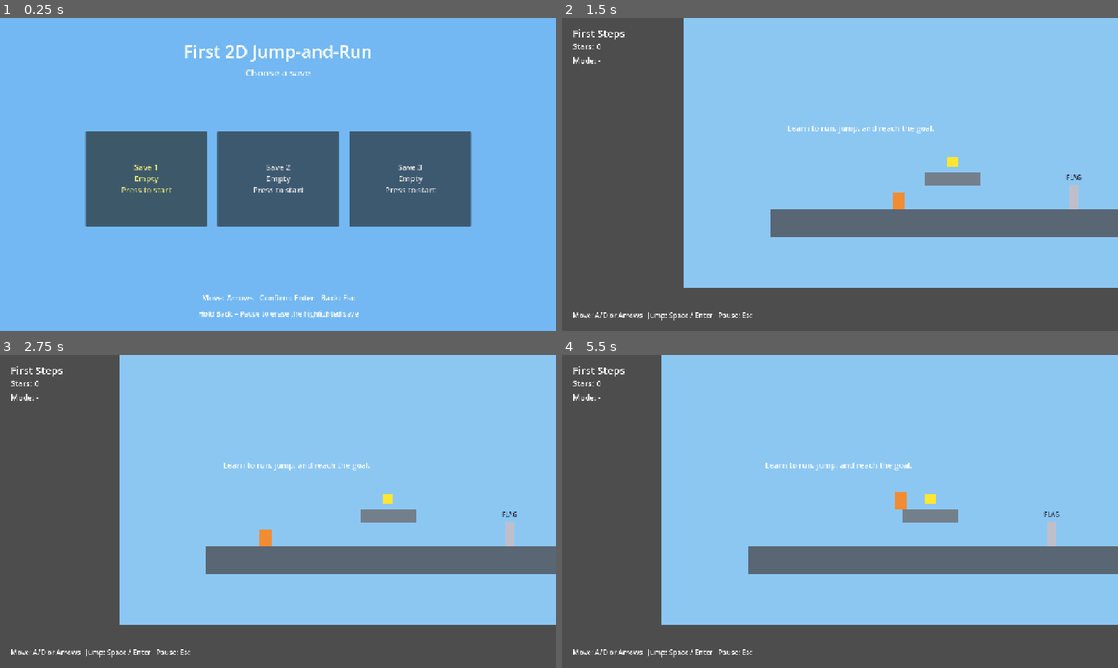
Above: before the commit, frames 1-4 (two rows, left to right).
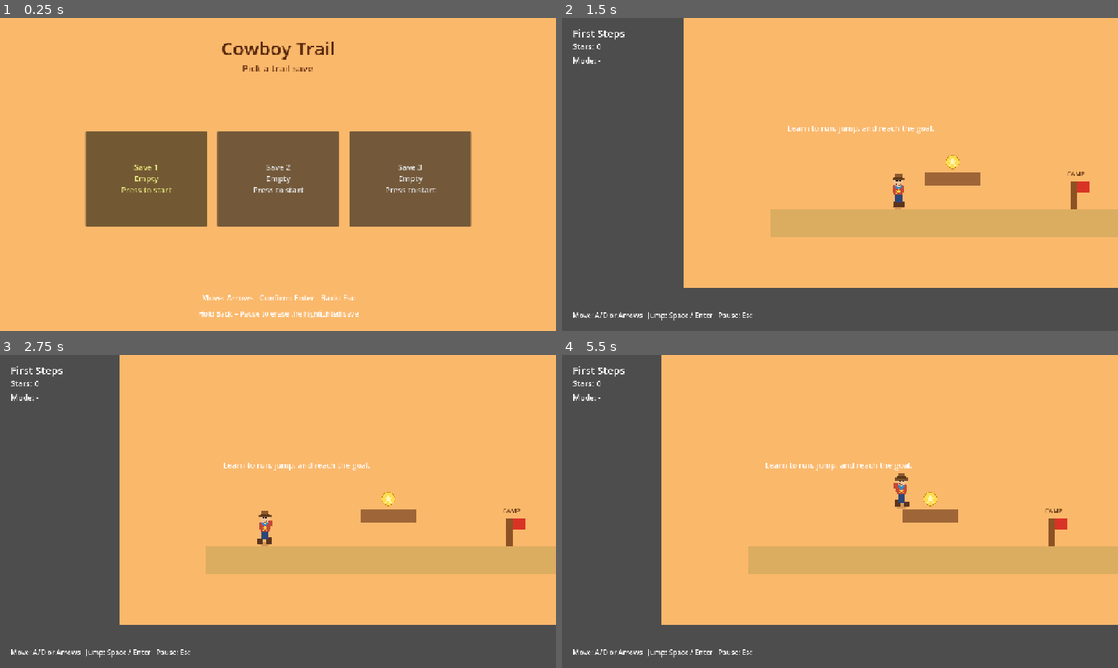
Above: after the commit, the same moments.

Repository: stefanObs/first-2d-jump-and-run
Game: Godot game, scene res://scenes/ui/save_select.tscn
The game is run twice, just before and just after one commit, with the same random seed, the same clock (stepped at 60 frames per second) and the same inputs.
Inputs (mouse positions are in pixels of both pictures, inside the frame that each line leads up to):
- Up to frame 1 (0.25 s): no input
- Up to frame 2 (1.5 s): tap Enter (confirm) at 0.5 s; move the mouse to (962, 158) at 0.52 s; hold D (move_right) 0.53-1.25 s; hold Space (jump) 0.53-1.25 s; click (962, 158) at 0.67 s; drag from (728, 190) to (967, 161) at 1.27 s
- Up to frame 3 (2.75 s): move the mouse to (333, 442) at 2.02 s; hold A (move_left) from 2.03 s (still down); hold Space (jump) from 2.03 s (still down)
- Up to frame 4 (5.5 s): release A (move_left) at 2.75 s; release Space (jump) at 2.75 s; drag from (812, 574) to (1073, 533) at 2.77 s; move the mouse to (1006, 558) at 3.52 s; hold D (move_right) 3.53-4.25 s; hold Space (jump) 3.53-4.25 s; drag from (673, 464) to (756, 433) at 4.27 s; tap Enter (confirm) at 5 s; move the mouse to (867, 511) at 5.02 s; hold D (move_right) from 5.03 s (still down); hold Space (jump) from 5.03 s (still down); click (867, 511) at 5.17 s

The runs differ from the first frame. In frame 1, 100% of the frame differs, in the area x 0-100%, y 0-100%; in frame 2, 67%; in frame 3, 68%; in frame 4, 71%.

Commit message:
Add wild-west cowboy visuals and stricter star/level QA
Introduce an animated cowboy hero, desert-themed props, and automated checks that stars are safe to collect and levels stay solvable without backtracking past checkpoints.

Diff:
--- a/scenes/player/player.tscn
+++ b/scenes/player/player.tscn
@@ -3,7 +3,7 @@
 [ext_resource type="Script" path="res://scripts/player/player.gd" id="1_player"]
 
 [sub_resource type="RectangleShape2D" id="RectangleShape2D_body"]
-size = Vector2(28, 40)
+size = Vector2(28, 44)
 
 [node name="Player" type="CharacterBody2D"]
 collision_layer = 2
@@ -12,15 +12,12 @@
 floor_constant_speed = true
 script = ExtResource("1_player")
 
-[node name="Body" type="ColorRect" parent="."]
-offset_left = -14.0
-offset_top = -40.0
-offset_right = 14.0
-offset_bottom = 0.0
-color = Color(0.95, 0.55, 0.2, 1)
+[node name="AnimatedSprite2D" type="AnimatedSprite2D" parent="."]
+position = Vector2(0, 0)
+scale = Vector2(1.35, 1.35)
 
 [node name="CollisionShape2D" type="CollisionShape2D" parent="."]
-position = Vector2(0, -20)
+position = Vector2(0, -22)
 shape = SubResource("RectangleShape2D_body")
 
 [node name="Camera2D" type="Camera2D" parent="."]
--- a/scenes/ui/save_select.tscn
+++ b/scenes/ui/save_select.tscn
@@ -13,30 +13,32 @@
 anchors_preset = 15
 anchor_right = 1.0
 anchor_bottom = 1.0
-color = Color(0.45, 0.72, 0.95, 1)
+color = Color(0.98, 0.72, 0.42, 1)
 
 [node name="Title" type="Label" parent="."]
 anchors_preset = 5
 anchor_left = 0.5
 anchor_right = 0.5
-offset_left = -320.0
-offset_top = 48.0
-offset_right = 320.0
-offset_bottom = 110.0
-theme_override_font_sizes/font_size = 40
-text = "First 2D Jump-and-Run"
+offset_left = -360.0
+offset_top = 40.0
+offset_right = 360.0
+offset_bottom = 100.0
+theme_override_colors/font_color = Color(0.35, 0.16, 0.05, 1)
+theme_override_font_sizes/font_size = 42
+text = "Cowboy Trail"
 horizontal_alignment = 1
 
 [node name="Subtitle" type="Label" parent="."]
 anchors_preset = 5
 anchor_left = 0.5
 anchor_right = 0.5
-offset_left = -300.0
-offset_top = 110.0
-offset_right = 300.0
-offset_bottom = 150.0
+offset_left = -320.0
+offset_top = 100.0
+offset_right = 320.0
+offset_bottom = 140.0
+theme_override_colors/font_color = Color(0.45, 0.22, 0.08, 1)
 theme_override_font_sizes/font_size = 22
-text = "Choose a save"
+text = "Pick a trail save"
 horizontal_alignment = 1
 
 [node name="Slots" type="HBoxContainer" parent="."]
--- a/scenes/world/checkpoint.tscn
+++ b/scenes/world/checkpoint.tscn
@@ -12,20 +12,27 @@
 script = ExtResource("1_checkpoint")
 
 [node name="Visual" type="ColorRect" parent="."]
-offset_left = -10.0
-offset_top = -56.0
-offset_right = 10.0
+offset_left = -8.0
+offset_top = -64.0
+offset_right = 8.0
 offset_bottom = 0.0
-color = Color(0.75, 0.75, 0.8, 1)
+color = Color(0.55, 0.32, 0.14, 1)
+
+[node name="Flag" type="ColorRect" parent="."]
+offset_left = 8.0
+offset_top = -64.0
+offset_right = 36.0
+offset_bottom = -40.0
+color = Color(0.85, 0.2, 0.15, 1)
 
 [node name="Label" type="Label" parent="."]
-offset_left = -28.0
-offset_top = -84.0
-offset_right = 28.0
-offset_bottom = -60.0
-theme_override_colors/font_color = Color(0.15, 0.15, 0.2, 1)
+offset_left = -36.0
+offset_top = -92.0
+offset_right = 44.0
+offset_bottom = -68.0
+theme_override_colors/font_color = Color(0.35, 0.18, 0.05, 1)
 theme_override_font_sizes/font_size = 14
-text = "FLAG"
+text = "CAMP"
 horizontal_alignment = 1
 
 [node name="CollisionShape2D" type="CollisionShape2D" parent="."]
--- a/scenes/world/goal.tscn
+++ b/scenes/world/goal.tscn
@@ -1,9 +1,10 @@
-[gd_scene load_steps=3 format=3 uid="uid://cgoal01"]
+[gd_scene load_steps=4 format=3 uid="uid://cgoal01"]
 
 [ext_resource type="Script" path="res://scripts/world/goal.gd" id="1_goal"]
+[ext_resource type="Texture2D" path="res://assets/world/goal_saloon.png" id="2"]
 
 [sub_resource type="RectangleShape2D" id="RectangleShape2D_area"]
-size = Vector2(40, 120)
+size = Vector2(44, 120)
 
 [node name="Goal" type="Area2D"]
 collision_layer = 0
@@ -11,21 +12,19 @@
 monitorable = false
 script = ExtResource("1_goal")
 
-[node name="Visual" type="ColorRect" parent="."]
-offset_left = -20.0
-offset_top = -120.0
-offset_right = 20.0
-offset_bottom = 0.0
-color = Color(0.25, 0.85, 0.45, 1)
+[node name="Sprite2D" type="Sprite2D" parent="."]
+position = Vector2(0, -32)
+texture = ExtResource("2")
+scale = Vector2(1.4, 1.4)
 
 [node name="Label" type="Label" parent="."]
-offset_left = -40.0
+offset_left = -50.0
 offset_top = -150.0
-offset_right = 40.0
+offset_right = 50.0
 offset_bottom = -124.0
-theme_override_colors/font_color = Color(0.1, 0.25, 0.15, 1)
+theme_override_colors/font_color = Color(0.45, 0.2, 0.05, 1)
 theme_override_font_sizes/font_size = 18
-text = "GOAL"
+text = "SALOON"
 horizontal_alignment = 1
 
 [node name="CollisionShape2D" type="CollisionShape2D" parent="."]
--- a/scenes/world/hazard.tscn
+++ b/scenes/world/hazard.tscn
@@ -1,9 +1,10 @@
-[gd_scene load_steps=3 format=3 uid="uid://chazard01"]
+[gd_scene load_steps=4 format=3 uid="uid://chazard01"]
 
 [ext_resource type="Script" path="res://scripts/world/hazard.gd" id="1_hazard"]
+[ext_resource type="Texture2D" path="res://assets/world/cactus.png" id="2"]
 
 [sub_resource type="RectangleShape2D" id="RectangleShape2D_area"]
-size = Vector2(128, 32)
+size = Vector2(36, 48)
 
 [node name="Hazard" type="Area2D"]
 collision_layer = 0
@@ -11,12 +12,18 @@
 monitorable = false
 script = ExtResource("1_hazard")
 
-[node name="Visual" type="ColorRect" parent="."]
+[node name="Sprite2D" type="Sprite2D" parent="."]
+position = Vector2(0, -8)
+texture = ExtResource("2")
+
+[node name="PitVisual" type="ColorRect" parent="."]
+visible = false
 offset_left = -64.0
 offset_top = -16.0
 offset_right = 64.0
 offset_bottom = 16.0
-color = Color(0.85, 0.25, 0.3, 1)
+color = Color(0.45, 0.28, 0.12, 1)
 
 [node name="CollisionShape2D" type="CollisionShape2D" parent="."]
+position = Vector2(0, -8)
 shape = SubResource("RectangleShape2D_area")
--- a/scenes/world/opponent.tscn
+++ b/scenes/world/opponent.tscn
@@ -18,7 +18,14 @@
 offset_top = -36.0
 offset_right = 18.0
 offset_bottom = 0.0
-color = Color(0.75, 0.25, 0.55, 1)
+color = Color(0.35, 0.22, 0.14, 1)
+
+[node name="Hat" type="ColorRect" parent="."]
+offset_left = -16.0
+offset_top = -44.0
+offset_right = 16.0
+offset_bottom = -34.0
+color = Color(0.2, 0.15, 0.1, 1)
 
 [node name="CollisionShape2D" type="CollisionShape2D" parent="."]
 position = Vector2(0, -18)
--- a/scenes/world/star.tscn
+++ b/scenes/world/star.tscn
@@ -1,9 +1,10 @@
-[gd_scene load_steps=3 format=3 uid="uid://cstar01"]
+[gd_scene load_steps=4 format=3 uid="uid://cstar01"]
 
 [ext_resource type="Script" path="res://scripts/world/star.gd" id="1"]
+[ext_resource type="Texture2D" path="res://assets/world/star_badge.png" id="2"]
 
 [sub_resource type="CircleShape2D" id="Shape"]
-radius = 14.0
+radius = 16.0
 
 [node name="Star" type="Area2D"]
 collision_layer = 0
@@ -11,12 +12,9 @@
 monitorable = false
 script = ExtResource("1")
 
-[node name="Visual" type="ColorRect" parent="."]
-offset_left = -12.0
-offset_top = -12.0
-offset_right = 12.0
-offset_bottom = 12.0
-color = Color(1, 0.9, 0.2, 1)
+[node name="Sprite2D" type="Sprite2D" parent="."]
+texture = ExtResource("2")
+scale = Vector2(0.7, 0.7)
 
 [node name="CollisionShape2D" type="CollisionShape2D" parent="."]
 shape = SubResource("Shape")
--- a/scripts/levels/level_controller.gd
+++ b/scripts/levels/level_controller.gd
@@ -68,6 +68,7 @@
 
 	if player != null and spawn_point != null:
 		player.respawn_at(spawn_point.global_position)
+	WildWestTheme.apply_to_level(self)
 	if hud != null:
 		hud.set_level_title(level_title)
 		hud.set_prompt(_gameplay_prompt())
@@ -100,7 +101,7 @@
 	if player != null:
 		player.set_input_enabled(false)
 	if transition != null:
-		var message := "You finished the game!" if is_final_level else "Great job!"
+		var message := "Trail complete!" if is_final_level else "Yeehaw!"
 		transition.play_celebration(message)
 	_completion.start()
 	level_completed.emit()
--- /dev/null
+++ b/scripts/levels/level_layout_rules.gd
@@ -0,0 +1,71 @@
+class_name LevelLayoutRules
+extends RefCounted
+
+## Validates safe star pickup and forward-only level solvability.
+
+
+static func validate_level_node(level: Node) -> PackedStringArray:
+	var errors: PackedStringArray = []
+	var spawn := level.get_node_or_null("SpawnPoint") as Node2D
+	var checkpoint := level.find_child("Checkpoint", true, false) as Node2D
+	var goal := level.find_child("Goal", true, false) as Node2D
+	if spawn == null:
+		errors.append("Missing SpawnPoint.")
+		return errors
+	if goal == null:
+		errors.append("Missing Goal.")
+		return errors
+
+	var spawn_x := spawn.global_position.x
+	var goal_x := goal.global_position.x
+	if goal_x <= spawn_x + 80.0:
+		errors.append("Goal should be clearly ahead of the spawn for forward play.")
+
+	var checkpoint_x := spawn_x
+	if checkpoint != null:
+		checkpoint_x = checkpoint.global_position.x
+		if checkpoint_x <= spawn_x + 40.0:
+			errors.append("Checkpoint should be ahead of the spawn.")
+		if goal_x <= checkpoint_x + 40.0:
+			errors.append("Goal should be ahead of the checkpoint.")
+
+	var hazards: Array[Rect2] = []
+	for node in level.find_children("*", "Area2D", true, false):
+		if node is Hazard:
+			hazards.append(_approx_rect(node as Node2D, Vector2(64, 32)))
+		elif node is Opponent:
+			hazards.append(_approx_rect(node as Node2D, Vector2(48, 48)))
+
+	for node in level.find_children("*", "Area2D", true, false):
+		if not (node is Star):
+			continue
+		var star := node as Node2D
+		var star_pos := star.global_position
+		var star_rect := _approx_rect(star, Vector2(28, 28))
+		if star_pos.x < spawn_x - 40.0:
+			errors.append("Star %s is behind the spawn." % star.name)
+		# Stars before the checkpoint must still be on the forward approach,
+		# not stranded far behind spawn after the player has progressed.
+		if checkpoint != null and star_pos.x < checkpoint_x:
+			if star_pos.x < spawn_x + 20.0:
+				errors.append("Star %s is not on the forward path to the checkpoint." % star.name)
+		for hazard_rect in hazards:
+			var padded := hazard_rect.grow(18.0)
+			if padded.intersects(star_rect):
+				errors.append("Star %s overlaps a hazard/opponent and is unsafe to collect." % star.name)
+				break
+	return errors
+
+
+static func _approx_rect(node: Node2D, fallback_size: Vector2) -> Rect2:
+	var size := fallback_size
+	var shape_node := node.get_node_or_null("CollisionShape2D") as CollisionShape2D
+	if shape_node != null and shape_node.shape is RectangleShape2D:
+		size = (shape_node.shape as RectangleShape2D).size * node.scale.abs()
+	elif shape_node != null and shape_node.shape is CircleShape2D:
+		var radius := (shape_node.shape as CircleShape2D).radius * maxf(node.scale.x, node.scale.y)
+		size = Vector2(radius * 2.0, radius * 2.0)
+	var center := node.global_position
+	if shape_node != null:
+		center = shape_node.global_position
+	return Rect2(center - size * 0.5, size)
--- a/scripts/player/player.gd
+++ b/scripts/player/player.gd
@@ -1,7 +1,7 @@
 class_name Player
 extends CharacterBody2D
 
-## Child-friendly platformer controller with forgiving jump assists and modes.
+## Child-friendly wild-west cowboy controller with movement animation.
 
 signal landed
 signal respawned(position: Vector2)
@@ -33,13 +33,17 @@
 var _was_on_floor: bool = false
 var _jump_cut_applied: bool = false
 var _invulnerable_remaining: float = 0.0
-var _body_visual: ColorRect
+var _sprite: AnimatedSprite2D
+var _facing: float = 1.0
 
 
 func _ready() -> void:
 	_ensure_jump_assist()
 	_ensure_modes()
-	_body_visual = get_node_or_null("Body") as ColorRect
+	_sprite = get_node_or_null("AnimatedSprite2D") as AnimatedSprite2D
+	_setup_sprite_frames()
+	if _sprite != null:
+		_sprite.play(&"idle")
 
 
 func _physics_process(delta: float) -> void:
@@ -75,6 +79,7 @@
 	if on_floor and not _was_on_floor:
 		landed.emit()
 	_was_on_floor = on_floor
+	_update_animation(on_floor)
 	_update_mode_visual()
 
 
@@ -144,24 +149,73 @@
 	mode_changed.emit(ModeController.mode_name(mode), remaining)
 
 
+func _setup_sprite_frames() -> void:
+	if _sprite == null:
+		return
+	var frames := SpriteFrames.new()
+	_add_anim(frames, &"idle", ["idle_0.png", "idle_1.png"], 4.0)
+	_add_anim(frames, &"run", ["run_0.png", "run_1.png", "run_2.png", "run_3.png"], 10.0)
+	_add_anim(frames, &"jump", ["jump.png"], 5.0, false)
+	_sprite.sprite_frames = frames
+	_sprite.centered = true
+	_sprite.offset = Vector2(0, -32)
+	_sprite.scale = Vector2(1.35, 1.35)
+
+
+func _add_anim(
+	frames: SpriteFrames,
+	anim_name: StringName,
+	files: Array,
+	fps: float,
+	loop: bool = true
+) -> void:
+	frames.add_animation(anim_name)
+	frames.set_animation_speed(anim_name, fps)
+	frames.set_animation_loop(anim_name, loop)
+	for file_name in files:
+		var texture: Texture2D = load("res://assets/player/%s" % file_name)
+		if texture != null:
+			frames.add_frame(anim_name, texture)
+
+
+func _update_animation(on_floor: bool) -> void:
+	if _sprite == null or _sprite.sprite_frames == null:
+		return
+	if absf(velocity.x) > 12.0:
+		_facing = signf(velocity.x)
+	_sprite.flip_h = _facing < 0.0
+
+	var next := &"idle"
+	if not on_floor or _modes.is_flying():
+		next = &"jump"
+	elif absf(velocity.x) > 20.0:
+		next = &"run"
+	if _sprite.animation != next:
+		_sprite.play(next)
+
+
 func _update_mode_visual() -> void:
-	if _body_visual == null:
+	if _sprite == null:
 		return
 	if _modes.has_shield():
-		_body_visual.color = Color(0.45, 0.85, 1.0, 1.0)
+		_sprite.modulate = Color(0.7, 0.95, 1.0, 1.0)
 	elif _modes.is_flying():
-		_body_visual.color = Color(0.75, 0.9, 1.0, 1.0)
+		_sprite.modulate = Color(0.85, 0.95, 1.0, 1.0)
 	elif _modes.active_mode == ModeController.Mode.SPEED_STAR:
-		_body_visual.color = Color(1.0, 0.85, 0.25, 1.0)
+		_sprite.modulate = Color(1.0, 0.92, 0.55, 1.0)
 	elif _modes.active_mode == ModeController.Mode.MAGIC_BOOTS:
-		_body_visual.color = Color(0.7, 0.45, 1.0, 1.0)
-	else:
-		_body_visual.color = Color(0.95, 0.55, 0.2, 1.0)
+		_sprite.modulate = Color(0.9, 0.75, 1.0, 1.0)
+	else:
+		_sprite.modulate = Color(1, 1, 1, 1)
 
 
 func _apply_flight(delta: float) -> void:
 	var input_axis := Input.get_axis(&"move_left", &"move_right")
-	velocity.x = move_toward(velocity.x, input_axis * move_speed * _modes.move_speed_multiplier(), acceleration * delta)
+	velocity.x = move_toward(
+		velocity.x,
+		input_axis * move_speed * _modes.move_speed_multiplier(),
+		acceleration * delta
+	)
 	if Input.is_action_pressed(&"jump"):
 		velocity.y = -fly_rise_speed
 	else:
--- /dev/null
+++ b/scripts/ui/wild_west_theme.gd
@@ -0,0 +1,31 @@
+class_name WildWestTheme
+extends RefCounted
+
+## Applies a cheerful wild-west look to level and menu visuals.
+
+
+static func desert_sky_color() -> Color:
+	return Color(0.98, 0.72, 0.42, 1.0)
+
+
+static func sand_color() -> Color:
+	return Color(0.86, 0.68, 0.38, 1.0)
+
+
+static func wood_color() -> Color:
+	return Color(0.62, 0.4, 0.22, 1.0)
+
+
+static func apply_to_level(level: Node) -> void:
+	var background := level.get_node_or_null("Background") as ColorRect
+	if background != null:
+		background.color = desert_sky_color()
+	for node in level.find_children("*", "ColorRect", true, false):
+		var rect := node as ColorRect
+		var parent_name := str(rect.get_parent().name)
+		if parent_name.begins_with("Ground") or parent_name == "Ground":
+			rect.color = sand_color()
+		elif parent_name.begins_with("Platform") or parent_name.begins_with("StarPlatform") or parent_name.begins_with("High"):
+			rect.color = wood_color()
+		elif parent_name.begins_with("Gap") or parent_name.begins_with("Cloud"):
+			rect.color = Color(0.95, 0.88, 0.7, 1.0)
--- a/scripts/world/checkpoint.gd
+++ b/scripts/world/checkpoint.gd
@@ -43,6 +43,9 @@
 func _update_visual() -> void:
 	if _visual == null:
 		return
-	_visual.color = Color(0.95, 0.85, 0.2, 1.0) if is_active else Color(0.75, 0.75, 0.8, 1.0)
+	_visual.color = Color(0.95, 0.75, 0.2, 1.0) if is_active else Color(0.55, 0.32, 0.14, 1.0)
+	var flag := get_node_or_null("Flag") as ColorRect
+	if flag != null:
+		flag.color = Color(1.0, 0.85, 0.2, 1.0) if is_active else Color(0.85, 0.2, 0.15, 1.0)
 	if _label != null:
-		_label.text = "SAVE" if is_active else "FLAG"
+		_label.text = "SAVED" if is_active else "CAMP"
--- a/scripts/world/goal.gd
+++ b/scripts/world/goal.gd
@@ -1,23 +1,25 @@
 class_name Goal
 extends Area2D
 
-## Level exit that starts the celebration transition when reached.
+## Saloon exit that starts the celebration transition when reached.
 
 signal reached(goal: Goal)
 
 var _triggered: bool = false
-var _visual: ColorRect
+var _sprite: CanvasItem
 
 
 func _ready() -> void:
-	_visual = get_node_or_null("Visual") as ColorRect
+	_sprite = get_node_or_null("Sprite2D") as CanvasItem
+	if _sprite == null:
+		_sprite = get_node_or_null("Visual") as CanvasItem
 	body_entered.connect(_on_body_entered)
 
 
 func reset() -> void:
 	_triggered = false
-	if _visual != null:
-		_visual.color = Color(0.25, 0.85, 0.45, 1.0)
+	if _sprite != null:
+		_sprite.modulate = Color(1, 1, 1, 1)
 
 
 func _on_body_entered(body: Node2D) -> void:
@@ -25,6 +27,6 @@
 		return
 	if body is Player:
 		_triggered = true
-		if _visual != null:
-			_visual.color = Color(1.0, 0.95, 0.35, 1.0)
+		if _sprite != null:
+			_sprite.modulate = Color(1.0, 0.95, 0.55, 1.0)
 		reached.emit(self)
--- a/scripts/world/hazard.gd
+++ b/scripts/world/hazard.gd
@@ -1,7 +1,7 @@
 class_name Hazard
 extends Area2D
 
-## Harmful pit or spikes. Always returns the player to a checkpoint,
+## Harmful cactus or canyon pit. Always returns the player to a checkpoint,
 ## even while a Bubble Shield is active.
 
 signal hurt(player: Player)
@@ -9,6 +9,17 @@
 
 func _ready() -> void:
 	body_entered.connect(_on_body_entered)
+	_configure_visual()
+
+
+func _configure_visual() -> void:
+	var sprite := get_node_or_null("Sprite2D") as CanvasItem
+	var pit := get_node_or_null("PitVisual") as CanvasItem
+	var wide := maxf(absf(scale.x), absf(scale.y)) > 1.35
+	if sprite != null:
+		sprite.visible = not wide
+	if pit != null:
+		pit.visible = wide
 
 
 func _on_body_entered(body: Node2D) -> void:
--- a/tests/test_runner.gd
+++ b/tests/test_runner.gd
@@ -20,6 +20,8 @@
 	failures += _run("Bubble shield blocks opponent damage flag", _test_shield_blocks_damage_flag)
 	failures += _run("InputManager device prompts", _test_input_manager_prompts)
 	failures += _run("Star reachability heuristics", _test_star_reachability)
+	failures += _run("Stars are safe and levels are forward-only", _test_level_layout_rules)
+	failures += _run("Cowboy player has movement animations", _test_cowboy_animations)
 
 	if failures == 0:
 		print("All tests passed.")
@@ -232,17 +234,55 @@
 		return "Unexpected base jump height: %s" % str(jump_h)
 	if boots_h <= jump_h:
 		return "Boots jump should be higher than base jump."
-	# Ground top ~320; a star at 280 must be reachable by a normal jump.
 	if not StarReachability.is_star_reachable_from_surface(320.0, 280.0, jump_h):
 		return "Ground-adjacent star at y=280 should be reachable."
-	# A star 120px above ground should not be reachable without assists.
 	if StarReachability.is_star_reachable_from_surface(320.0, 200.0, jump_h):
 		return "Star 120px above ground should be unreachable without assists."
-	# Platform top 194 with boots should reach a star at 170.
 	if not StarReachability.is_star_reachable_from_surface(194.0, 170.0, jump_h):
 		return "Star above level 6 platform should be reachable once mounted."
 	if not StarReachability.is_star_reachable_from_surface(320.0, 194.0, boots_h, 12.0):
 		return "Magic Boots should be able to mount the level 6 platform."
+	return null
+
+
+func _test_level_layout_rules() -> Variant:
+	for path in GameManager.LEVEL_SCENES:
+		var packed: PackedScene = load(path)
+		if packed == null:
+			return "Missing level: %s" % path
+		var level: Node = packed.instantiate()
+		add_child(level)
+		if level is LevelController:
+			(level as LevelController).setup_level()
+		var errors := LevelLayoutRules.validate_level_node(level)
+		level.queue_free()
+		if not errors.is_empty():
+			return "%s -> %s" % [path, ", ".join(errors)]
+	return null
+
+
+func _test_cowboy_animations() -> Variant:
+	var packed: PackedScene = load("res://scenes/player/player.tscn")
+	if packed == null:
+		return "Missing player scene."
+	var node := packed.instantiate()
+	add_child(node)
+	var cowboy := node as Player
+	if cowboy == null:
+		node.queue_free()
+		return "Player scene root is not Player."
+	var sprite := cowboy.get_node_or_null("AnimatedSprite2D") as AnimatedSprite2D
+	if sprite == null or sprite.sprite_frames == null:
+		node.queue_free()
+		return "Cowboy AnimatedSprite2D frames were not set up."
+	for anim_name in [&"idle", &"run", &"jump"]:
+		if not sprite.sprite_frames.has_animation(anim_name):
+			node.queue_free()
+			return "Missing cowboy animation: %s" % String(anim_name)
+		if sprite.sprite_frames.get_frame_count(anim_name) < 1:
+			node.queue_free()
+			return "Cowboy animation has no frames: %s" % String(anim_name)
+	node.queue_free()
 	return null
 
 
Binary file added: assets/player/idle_0.png
Binary file added: assets/player/idle_1.png
Binary file added: assets/player/jump.png
Binary file added: assets/player/run_0.png
Binary file added: assets/player/run_1.png
Binary file added: assets/player/run_2.png
Binary file added: assets/player/run_3.png
Binary file added: assets/world/cactus.png
Binary file added: assets/world/desert_sky.png
Binary file added: assets/world/goal_saloon.png
Binary file added: assets/world/star_badge.png
Binary file added: assets/world/wood_plank.png
(and 2 more such lines)
